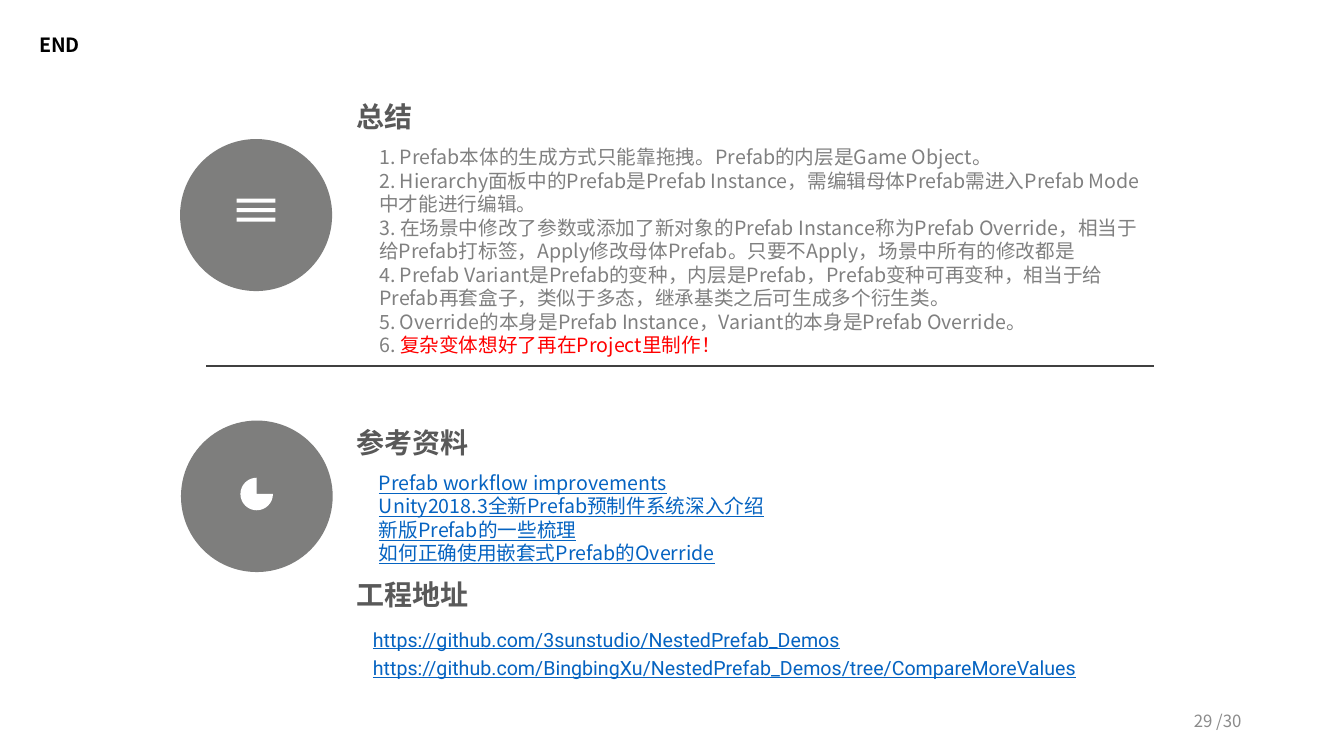
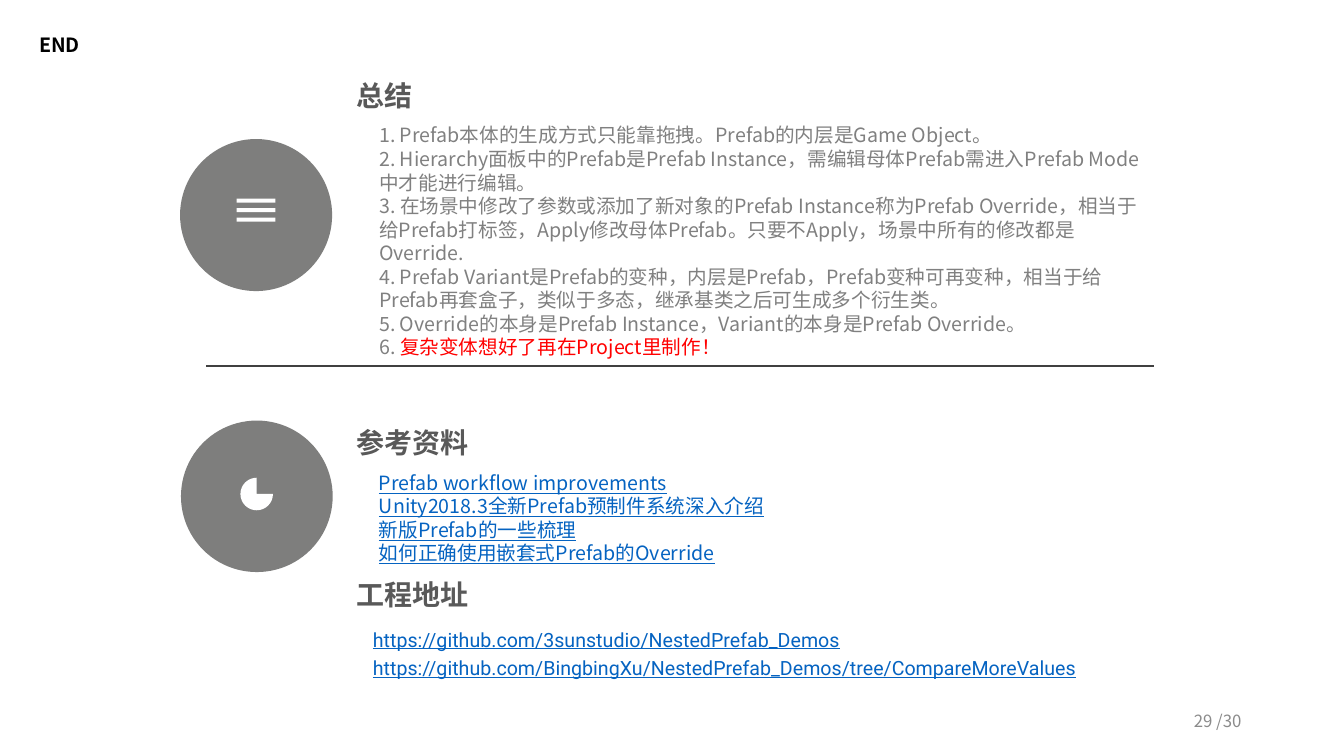
Before and after one commit to BingbingXu/NestedPrefab_Demos, a slide deck: slide 29 of Unity全新Prefab预制体系统.pptx. Drawn at 1344x756 pixels with LibreOffice and Linux fonts; fonts in the diff are those of the drawing. Boxes give left, top, right and bottom in pixels: in the first picture for what was removed or moved away, otherwise in the second. Text is boxed around its words. In the diff, an @@ line names an element or a change of style, - is before the commit and + after.

Commit message:
Update PPT

```diff
--- a/Unity全新Prefab预制体系统.pptx
+++ b/Unity全新Prefab预制体系统.pptx
@@ text "总结": place and size @@
-text "总结" at <box>357,103,413,130</box>
+text "总结" at <box>357,82,413,109</box>
@@ text "1. Prefab本体的生成方式只能靠拖拽。Prefab的内层是Game Object。": place and size @@
-text "1. Prefab本体的生成方式只能靠拖拽。Prefab的内层是Game Object。" at <box>379,147,1137,357</box>
+text "1. Prefab本体的生成方式只能靠拖拽。Prefab的内层是Game Object。" at <box>379,125,1137,359</box>
@@ text at <box>379,196,1137,260</box>: text changed @@
-3. 在场景中修改了参数或添加了新对象的Prefab Instance称为Prefab Override，相当于给Prefab打标签，Apply修改母体Prefab。只要不Apply，场景中所有的修改都是
+3. 在场景中修改了参数或添加了新对象的Prefab Instance称为Prefab Override，相当于给Prefab打标签，Apply修改母体Prefab。只要不Apply，场景中所有的修改都是Override.
```
Also in this commit, not shown: 1 other slide changed, 6 other files.
